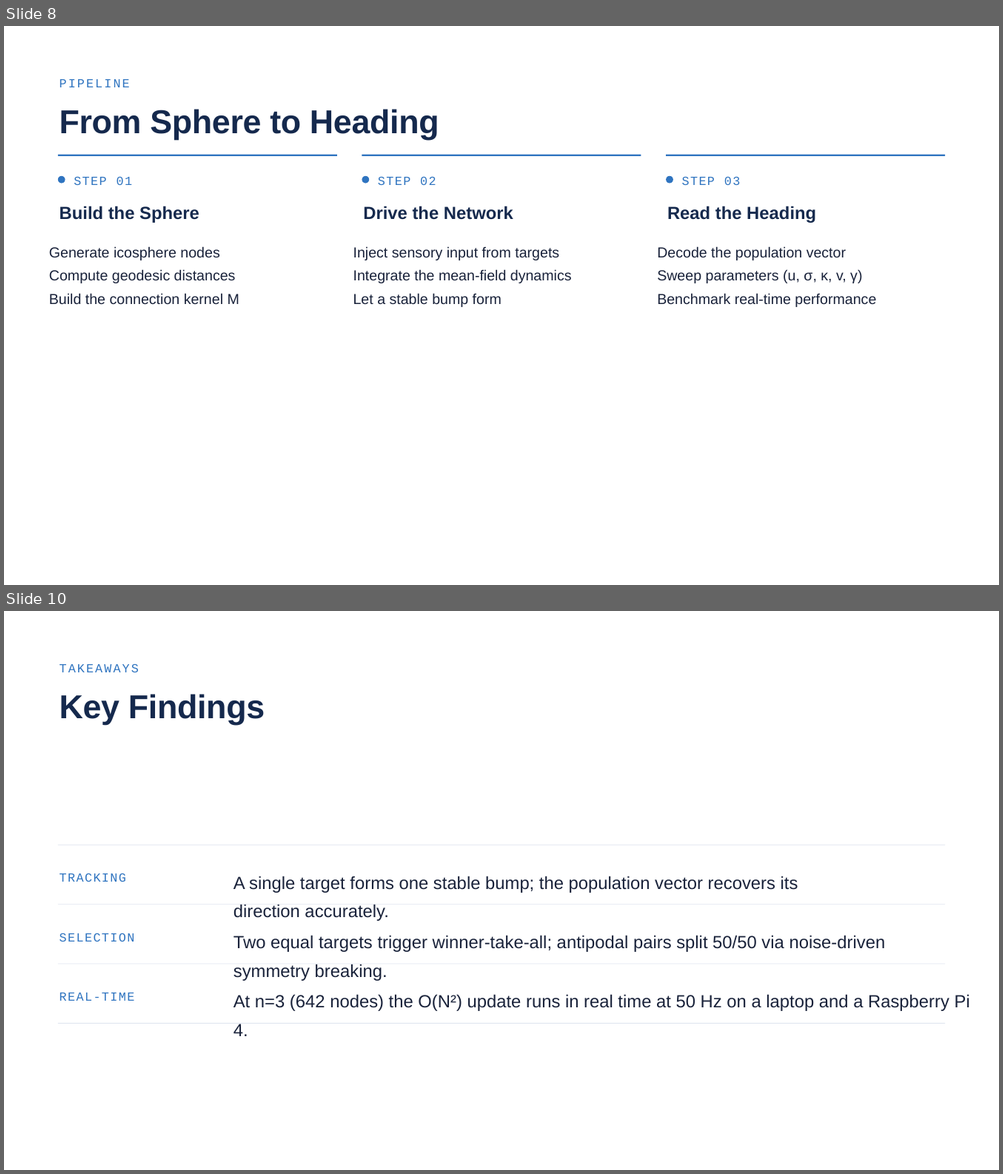
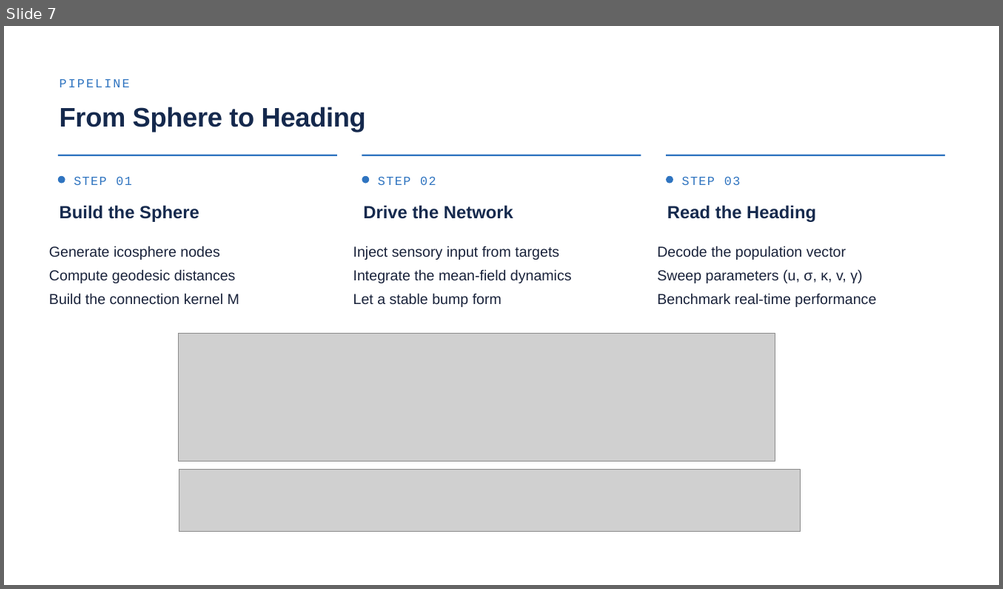
Before and after one commit to noah-ginzburg/RANController, a slide deck: RAN/RAN_Progress/Research_internship_presentation.pptx. Shown one above the other, each under a label of ours: slides 8 and 10 before the commit, slide 7 after it; the slides between them are not shown. The pictures are 1003x1174 and 1003x589 pixels, drawn with LibreOffice and Linux fonts; fonts in the diff are those of the drawing; grey boxes stand for pictures. Boxes give left, top, right and bottom in pixels: in the first picture for what was removed or moved away, otherwise in the second. Text is boxed around its words. In the diff, an @@ line names an element or a change of style, - is before the commit and + after.

```diff
--- a/RAN/RAN_Progress/Research_internship_presentation.pptx
+++ b/RAN/RAN_Progress/Research_internship_presentation.pptx
@@ slide 10 removed at (4, 611, 999, 1170), background #FFFFFF @@
@@ text removed at (60, 664, 139, 672) @@
-TAKEAWAYS
@@ text removed at (60, 694, 264, 725) @@
-Key Findings
@@ rectangle removed at (58, 845, 945, 846) @@
@@ text removed at (60, 873, 126, 882) @@
-TRACKING
@@ text removed at (233, 876, 798, 921) @@
-A single target forms one stable bump; the population vector recovers its direction accurately.
@@ rectangle removed at (58, 904, 945, 905) @@
@@ text removed at (60, 933, 135, 942) @@
-SELECTION
@@ text removed at (233, 935, 885, 981) @@
-Two equal targets trigger winner-take-all; antipodal pairs split 50/50 via noise-driven symmetry breaking.
@@ rectangle removed at (58, 963, 945, 964) @@
@@ text removed at (60, 993, 135, 1001) @@
-REAL-TIME
@@ text removed at (233, 994, 970, 1011) @@
-At n=3 (642 nodes) the O(N²) update runs in real time at 50 Hz on a laptop and a Raspberry Pi 4.
@@ rectangle removed at (58, 1023, 945, 1024) @@
@@ what was slide 8 is now slide 7 @@
@@ slide 7 changed as well @@
@@ text "From Sphere to Heading" at (60, 107, 366, 132): size 48 to 38.9 pt @@
@@ picture added at (178, 333, 775, 461) @@
@@ picture added at (179, 469, 800, 532) @@
```
Also in this commit, not shown: 11 other slides changed, 3 slides added, 3 other slides removed, 5 other files.
